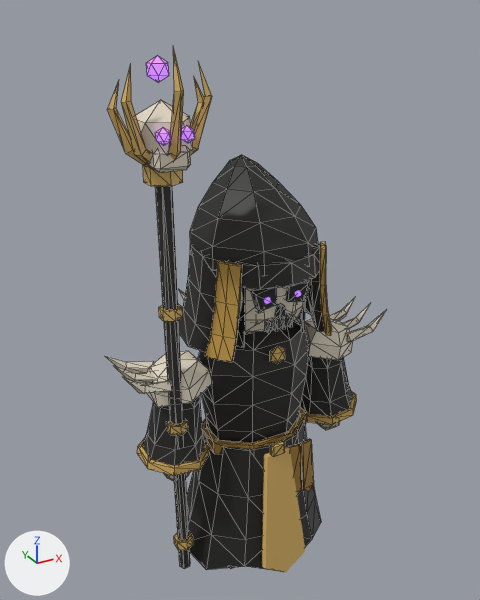
What one commit did to the FBX model meshes/Heroes/Necromancer.fbx.
Before and after are seen from a 50 mm camera at (-4.99, -8.57, 9.2) aimed at (-0.14, 0.24, 4.79). The lights are fixed; the arrows at lower left show +X, +Y and +Z. The older version comes first. Mesh edges are drawn as thin lines on the coarser meshes.

Objects in the first picture: 'BoneCollar', 'FaceMask', 'Hood', 'HoodLining', 'LeftArm', 'LeftArmRibs', 'RightArm', 'RightArmRibs', 'Robe', 'RobeFront', 'Staff', 'StaffCore', 'StaffSkull', 'StaffSkullEyes', 'StaffTrim', 'Torso' and 9 more.
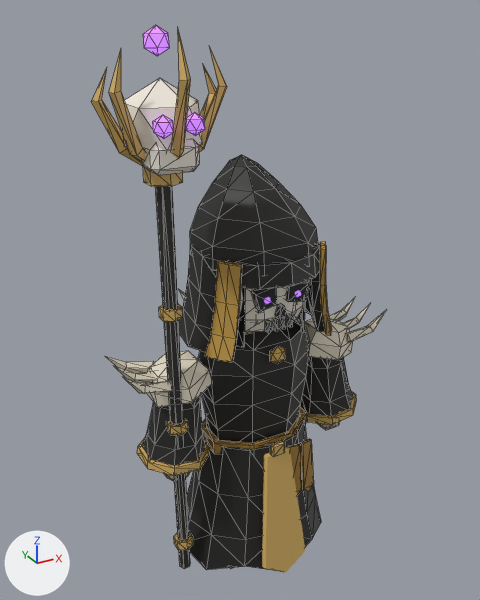
Where the newer file only moved an object's origin or applied its transform, the numbers keep the older frame.

Location of each change, (x1, y1, x2, y2) in pixels of the pictures (480 x 600 px; the box of a moved part takes in the faces that stretch with it):
'StaffTrim', reshaped (28% wider)
    before: (107, 46, 212, 550)
    after: (92, 30, 227, 550)
'StaffSkull', recoloured, moved, rescaled (38% wider, 32% taller)
    before: (136, 100, 193, 173)
    after: (124, 78, 203, 175)
'FaceMask', recoloured (pale yellow to white)
    both: (241, 287, 309, 332)
'StaffCore', moved
    before: (146, 56, 169, 83)
    after: (143, 25, 170, 56)
'StaffSkullEyes', reshaped, moved (29% wider, 33% taller)
    before: (155, 126, 195, 146)
    after: (153, 112, 205, 139)
part 1 of me_stafftrim_001, moved or reshaped
    before: (107, 46, 212, 166)
    after: (92, 30, 227, 168)
part 2 of me_staffskulleyes_001, moved or reshaped
    before: (181, 126, 195, 143)
    after: (186, 112, 205, 136)
part 3 of me_staffskulleyes_001, moved or reshaped
    before: (155, 128, 171, 146)
    after: (153, 115, 174, 139)

The change in detail:
Material 'M_2' (mat_m_2) changes colour from pale yellow #e5dcc7 to white #f3eddf; in linear values from (0.784, 0.716, 0.571) to (0.896, 0.847, 0.738).
me_staffskulleyes_001 is used by ob_staffskulleyes; location (-1.68, -0.9, 7.76).
me_staffskulleyes_001 had 24 vertices, 40 faces and spanned x -0.258..0.258, y -0.094..0.094, z -0.11..0.11.
me_staffskulleyes_001 now has 24 vertices, 40 faces and spans x -0.335..0.335, y -0.119..0.119, z -0.14..0.14.
me_staffskulleyes_001 part 2: the loose piece of 12 vertices spanning x 0.062..0.258, y -0.094..0.094, z -0.11..0.11 is scaled about its middle by 1.27, then moved by (0.05, 0.0, 0.0).
me_staffskulleyes_001 part 3: the loose piece of 12 vertices spanning x -0.258..-0.062, y -0.094..0.094, z -0.11..0.11 is scaled about its middle by 1.27, then moved by (-0.05, 0.0, 0.0).
me_staffskull_001 is used by ob_staffskull; location (-1.68, -0.48, 7.72).
me_staffskull_001 had 36 vertices, 64 faces and spanned x -0.394..0.394, y -0.393..0.393, z -0.422..0.422.
me_staffskull_001 now has 36 vertices, 64 faces and spans x -0.519..0.519, y -0.518..0.518, z -0.557..0.557.
me_staffskull_001 part 4: the whole mesh is scaled about its middle by 1.32.
me_stafftrim_001 is used by ob_stafftrim; location (-1.68, -0.59, 4.71).
me_stafftrim_001 had 157 vertices, 302 faces and spanned x -0.68..0.68, y -0.53..0.53, z -4.09..4.09.
me_stafftrim_001 now has 157 vertices, 302 faces and spans x -0.87..0.87, y -0.72..0.53, z -4.09..4.3.
me_stafftrim_001 part 1: 61 of 157 vertices moved; they spanned x -0.68..0.68, y -0.53..0.26, z 2.47..4.09 and now span x -0.87..0.87, y -0.72..0.27, z 2.46..4.3; mean shift (0.0, -0.04, 0.06); largest move (0.0, -0.35, 4.09) -> (0.0, -0.49, 4.3).
Object 'StaffSkullEyes' (ob_staffskulleyes) moves from (-1.68, -0.9, 7.76) to (-1.68, -1.03, 7.9).
Object 'StaffCore' (ob_staffcore) moves from (-1.68, -0.43, 8.5) to (-1.68, -0.43, 8.83).
Object 'StaffSkull' (ob_staffskull) moves from (-1.68, -0.48, 7.72) to (-1.68, -0.48, 7.84).
